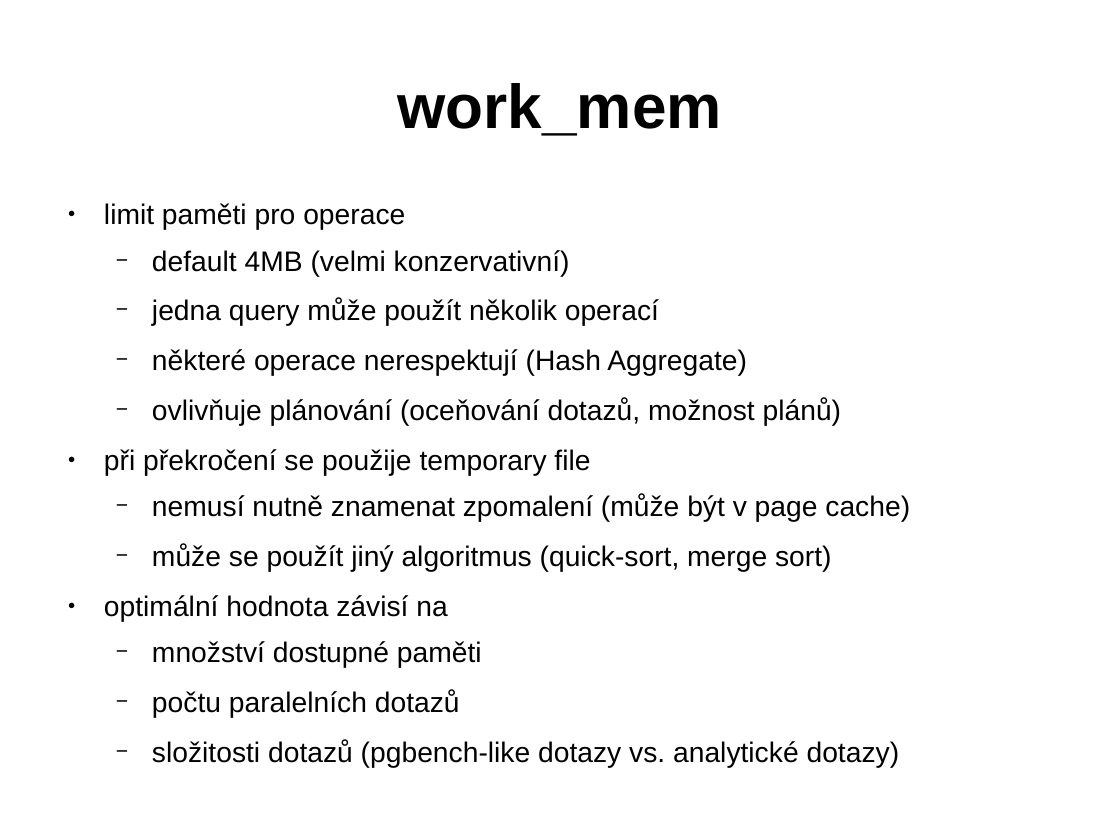
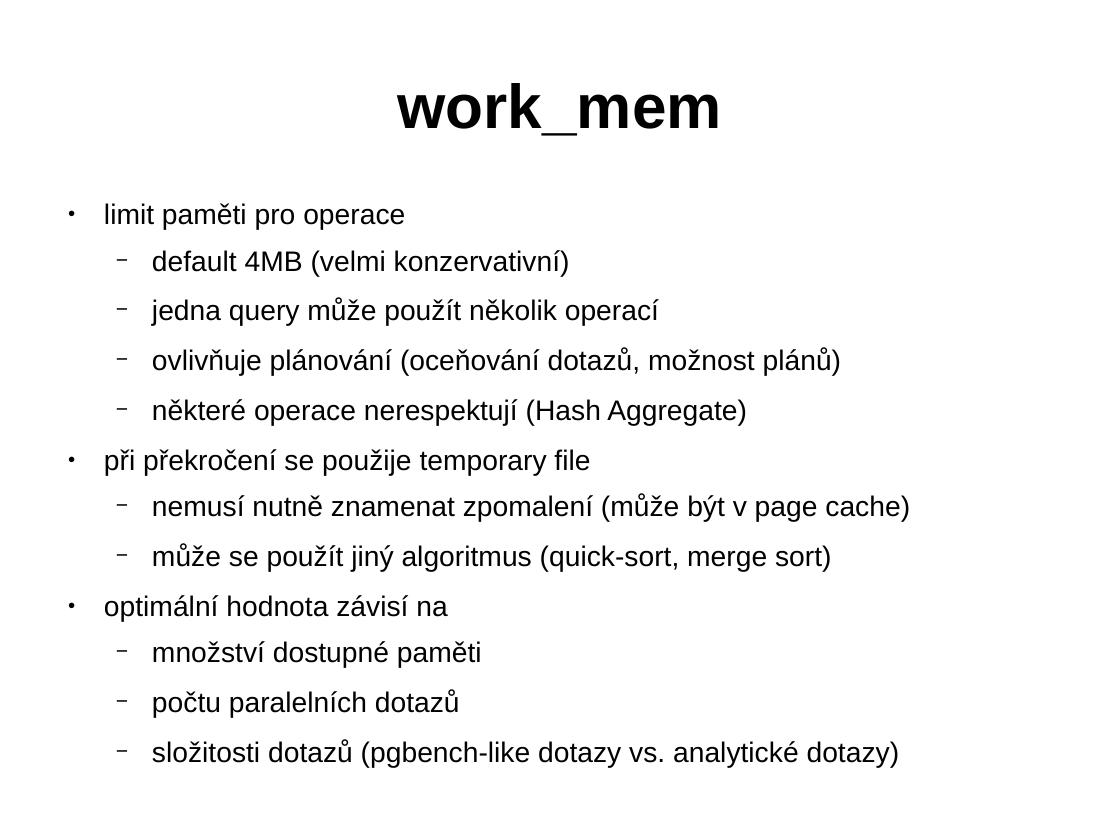
Before and after one commit to tvondra/perf_tuning_training, a slide deck: slide 10 of perf-tuning-training.odp (slide 11 before the commit). Drawn at 1120x840 pixels with LibreOffice and Linux fonts; fonts in the diff are those of the drawing. Boxes give left, top, right and bottom in pixels: in the first picture for what was removed or moved away, otherwise in the second. Text is boxed around its words. In the diff, an @@ line names an element or a change of style, - is before the commit and + after.

```diff
--- a/perf-tuning-training.odp
+++ b/perf-tuning-training.odp
@@ text at (152, 348, 842, 376): paragraph added @@
+  − ovlivňuje plánování (oceňování dotazů, možnost plánů)
@@ text at (152, 398, 842, 426): paragraph removed @@
-  − ovlivňuje plánování (oceňování dotazů, možnost plánů)
```
Also in this commit, not shown: 9 other slides changed, 2 slides removed, 1 other file.
